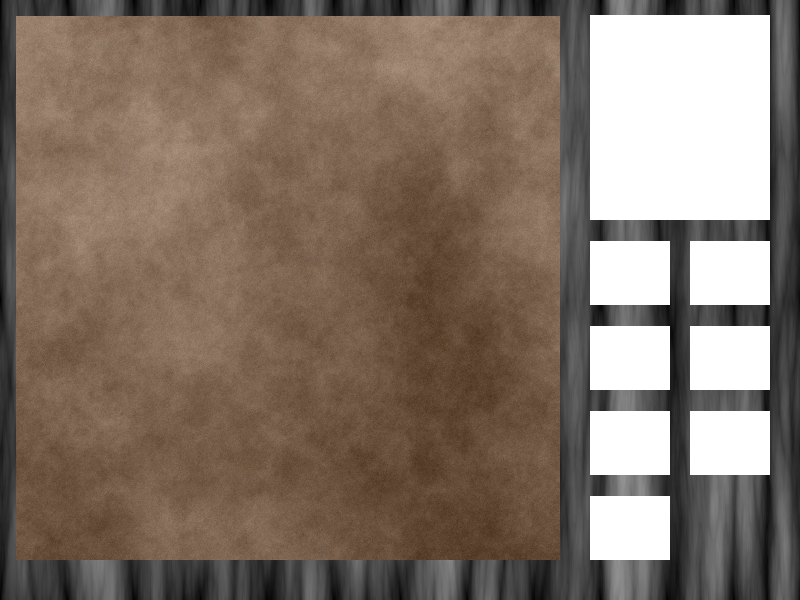
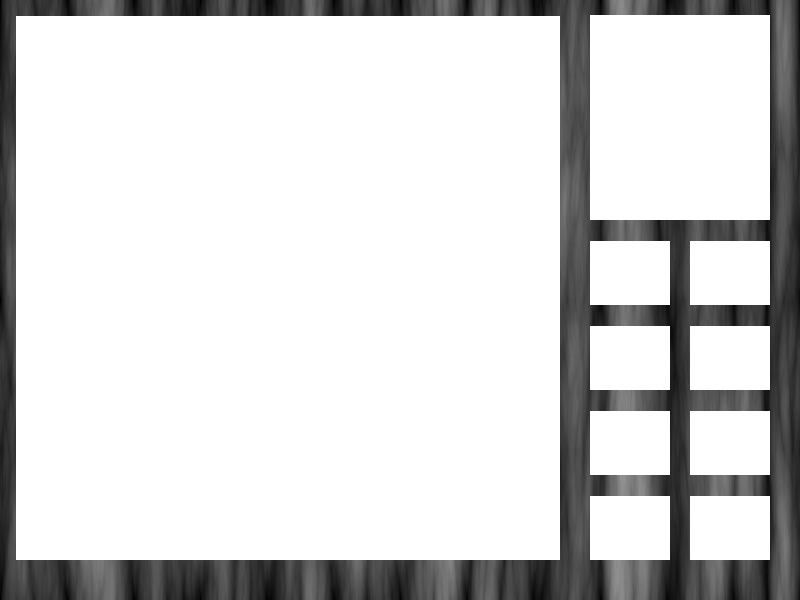
Layered file, before and after one edit (800x600). Changes by layer:
painted on "Layer #1" over (690, 496, 770, 560)
removed layer "Clipboard" over (16, 16, 560, 560)
